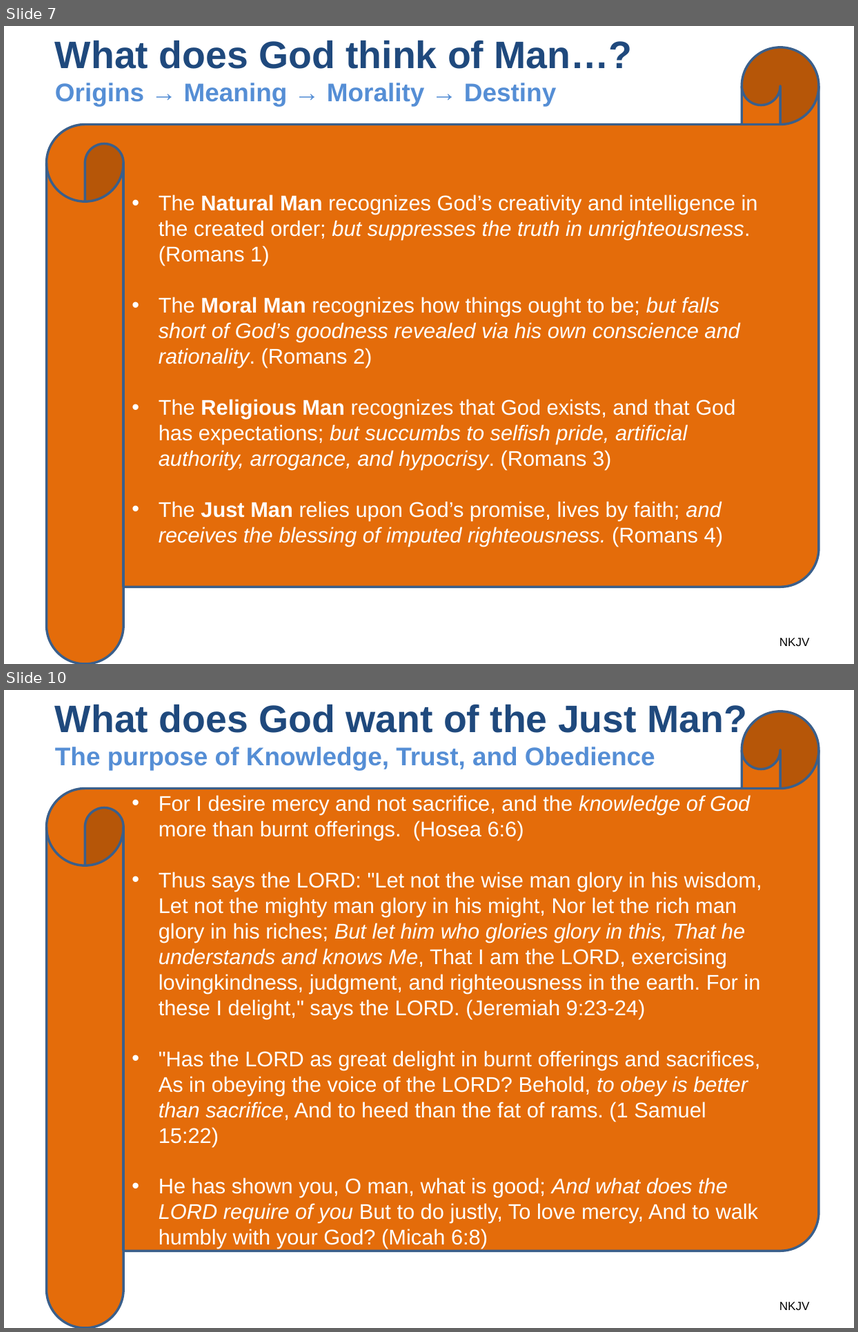
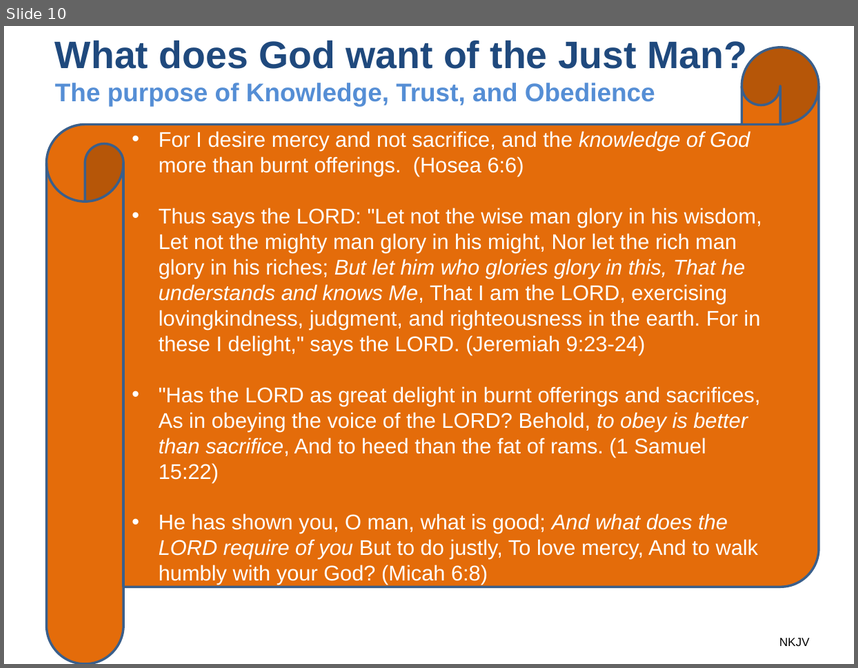
Before and after one commit to UsefulEngines/EvangelismPublic, a slide deck: 2024-Q4/2024-11-03/2024-11-03-Psalms.pptx. Shown one above the other, each under a label of ours: slides 7 and 10 before the commit, slide 10 after it; the slides between them are not shown. The pictures are 858x1332 and 858x668 pixels, drawn with LibreOffice and Linux fonts; fonts in the diff are those of the drawing. Boxes give left, top, right and bottom in pixels: in the first picture for what was removed or moved away, otherwise in the second. Text is boxed around its words. In the diff, an @@ line names an element or a change of style, - is before the commit and + after.

```diff
--- a/2024-Q4/2024-11-03/2024-11-03-Psalms.pptx
+++ b/2024-Q4/2024-11-03/2024-11-03-Psalms.pptx
@@ slide 7 removed at [4,26,854,664], background #FFFFFF @@
@@ title removed at [55,40,633,106] @@
-What does God think of Man…?
-Origins → Meaning → Morality → Destiny
@@ horizontal scroll removed at [47,47,819,664] @@
-• The Natural Man recognizes God’s creativity and intelligence in the created order; but suppresses the truth in unrighteousness. (Romans 1)
-• The Moral Man recognizes how things ought to be; but falls short of God’s goodness revealed via his own conscience and rationality. (Romans 2)
-• The Religious Man recognizes that God exists, and that God has expectations; but succumbs to selfish pride, artificial authority, arrogance, and hypocrisy. (Romans 3)
-• The Just Man relies upon God’s promise, lives by faith; and receives the blessing of imputed righteousness. (Romans 4)
@@ text removed at [780,637,810,646] @@
-NKJV
```
Also in this commit, not shown: 4 slides changed, 3 slides added, 2 other slides removed, 1 other file.
